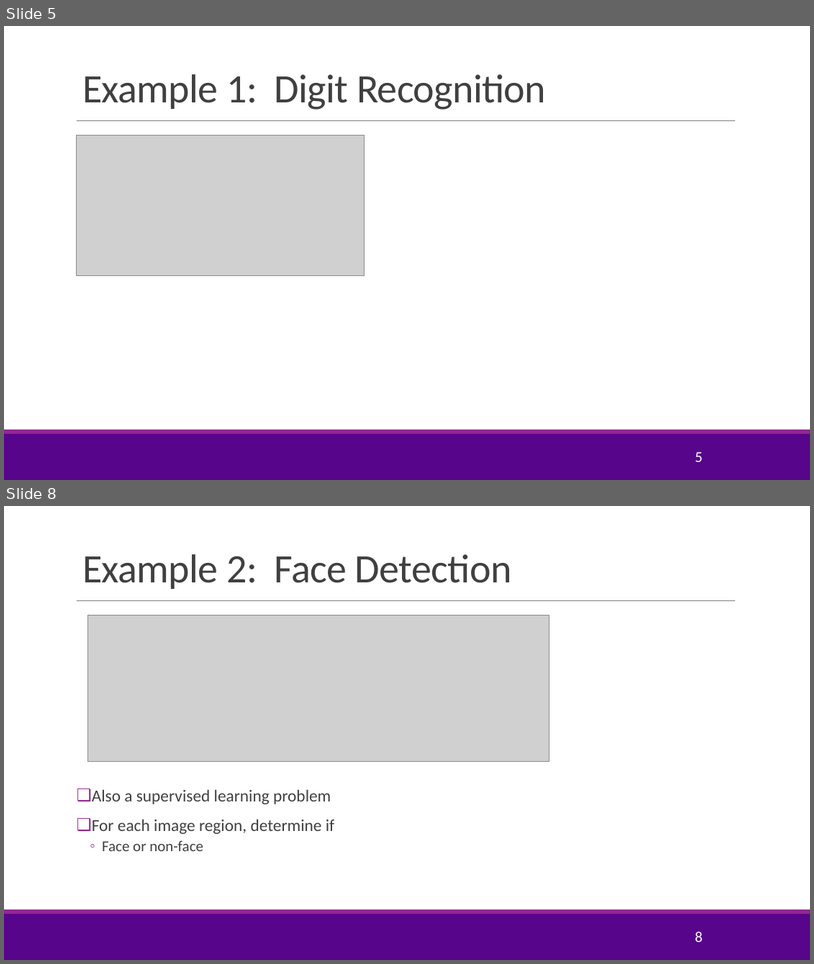
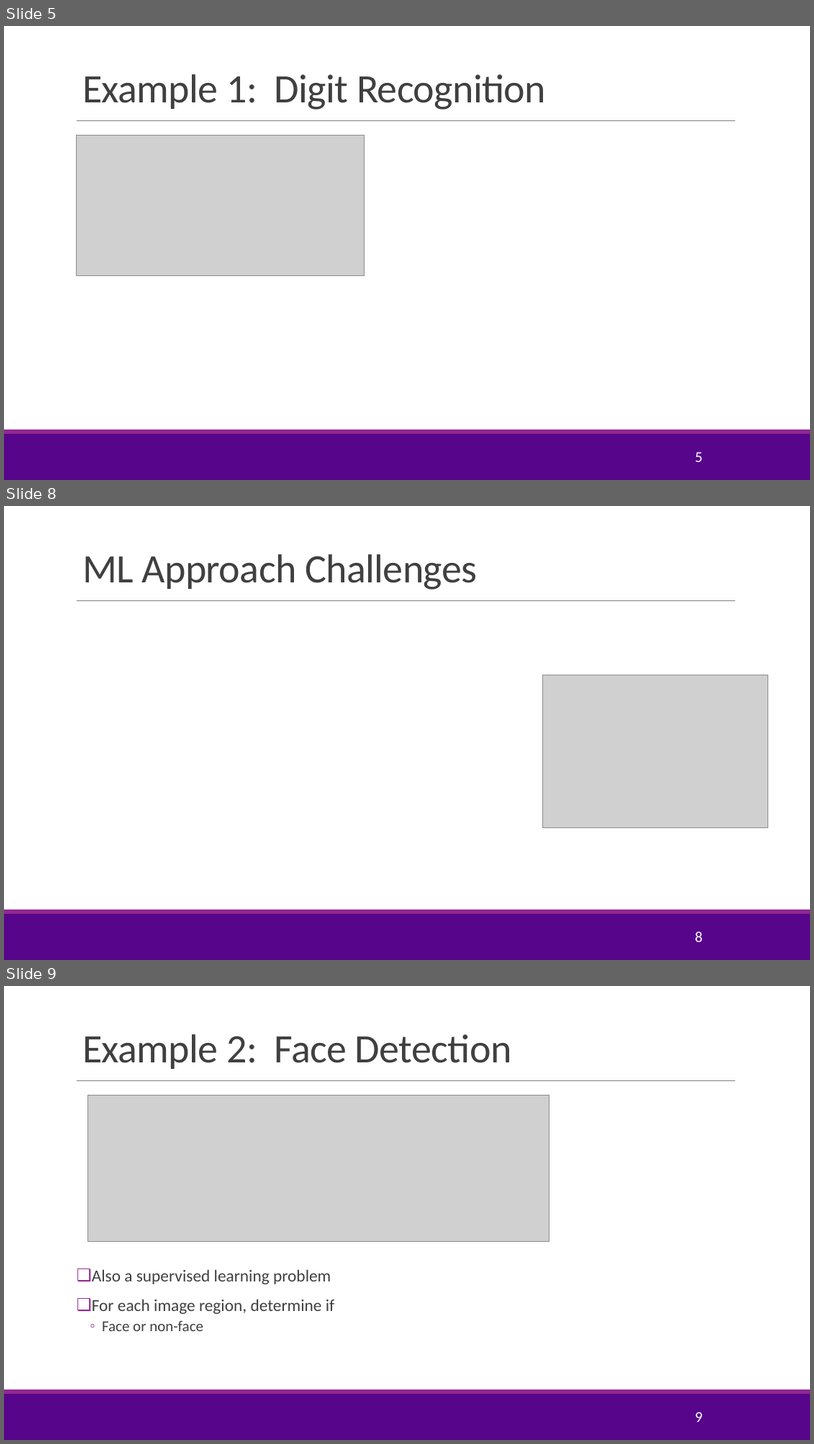
Before and after one commit to joshzzl/introml, a slide deck: lectures/Lect01_IntroML.pptx. Shown one above the other, each under a label of ours: slides 5 and 8 before the commit, slides 5, 8 and 9 after it; the slides between them are not shown. The pictures are 814x964 and 814x1444 pixels, drawn with LibreOffice and Linux fonts; fonts in the diff are those of the drawing; grey boxes stand for pictures; background and template pictures are left out. Boxes give left, top, right and bottom in pixels: in the first picture for what was removed or moved away, otherwise in the second. Text is boxed around its words. In the diff, an @@ line names an element or a change of style, - is before the commit and + after.

```diff
--- a/lectures/Lect01_IntroML.pptx
+++ b/lectures/Lect01_IntroML.pptx
@@ slide 8 added at (x1=4, y1=506, x2=810, y2=960), background #FFFFFF; not listed: 3 template elements that a slide beside it also shows @@
@@ title added at (x1=82, y1=554, x2=477, y2=590), 48 pt, text #404040 @@
+ML Approach Challenges
@@ picture added at (x1=543, y1=674, x2=769, y2=827) @@
@@ page number added at (x1=695, y1=931, x2=703, y2=942), 18 pt, text #FFFFFF @@
+8
@@ what was slide 8 is now slide 9 @@
@@ page number at (x1=695, y1=1412, x2=703, y2=1422): text changed @@
-8
+9
```
Also in this commit, not shown: 1 slide changed, 1 other slide added, 1 slide removed, 3 other files.
